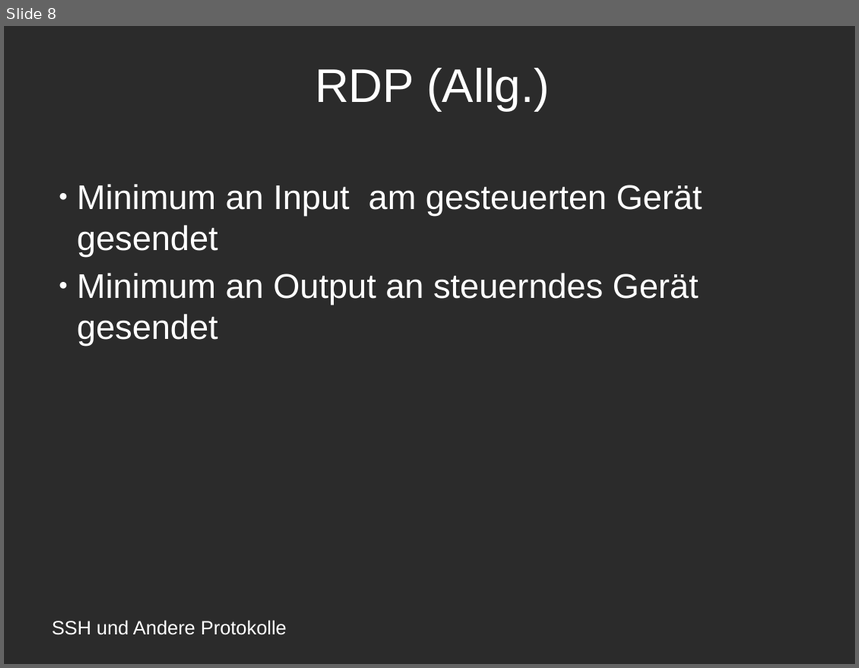
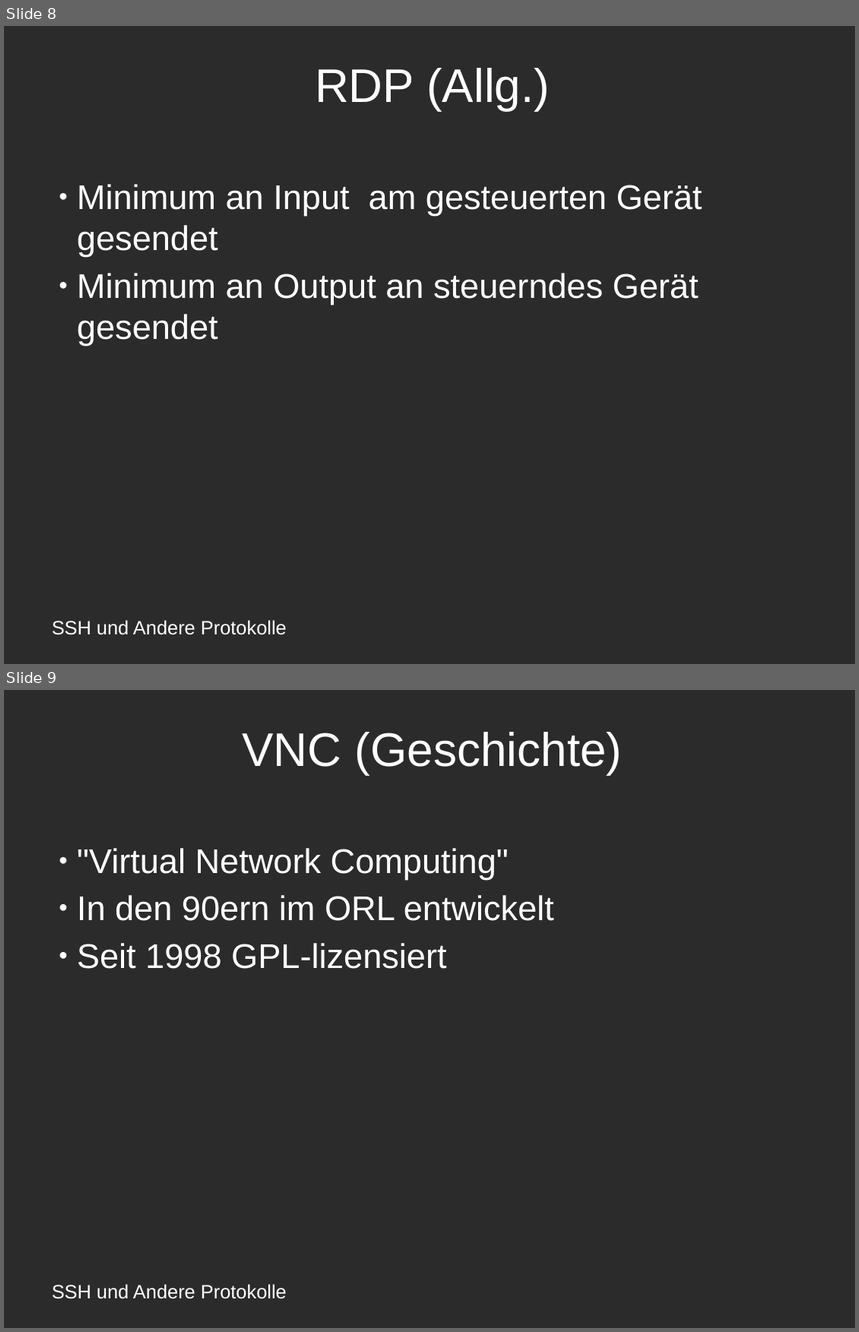
Before and after one commit to amlispolska/SSH-Projekt, a slide deck: ssh-presentation.odp. Shown one above the other, each under a label of ours: slide 8 before the commit, slides 8 and 9 after it. The pictures are 859x668 and 859x1332 pixels, drawn with LibreOffice and Linux fonts; fonts in the diff are those of the drawing; background and template pictures are left out; a plain dark background stands for a picture behind light text. Boxes give left, top, right and bottom in pixels: in the first picture for what was removed or moved away, otherwise in the second. Text is boxed around its words. In the diff, an @@ line names an element or a change of style, - is before the commit and + after.

```diff
--- a/ssh-presentation.odp
+++ b/ssh-presentation.odp
@@ slide 9 added at (x1=4, y1=690, x2=855, y2=1328), background picture (left out) @@
@@ title added at (x1=243, y1=732, x2=623, y2=775), 44 pt, text #FFFFFF @@
+VNC (Geschichte)
@@ subtitle added at (x1=77, y1=848, x2=554, y2=969), 32 pt, text #FFFFFF @@
+● "Virtual Network Computing"
+● In den 90ern im ORL entwickelt
+● Seit 1998 GPL-lizensiert
@@ text added at (x1=52, y1=1284, x2=287, y2=1300), 18 pt, text #FFFFFF @@
+SSH und Andere Protokolle
```
Also in this commit, not shown: 1 slide changed, 1 other slide added.
